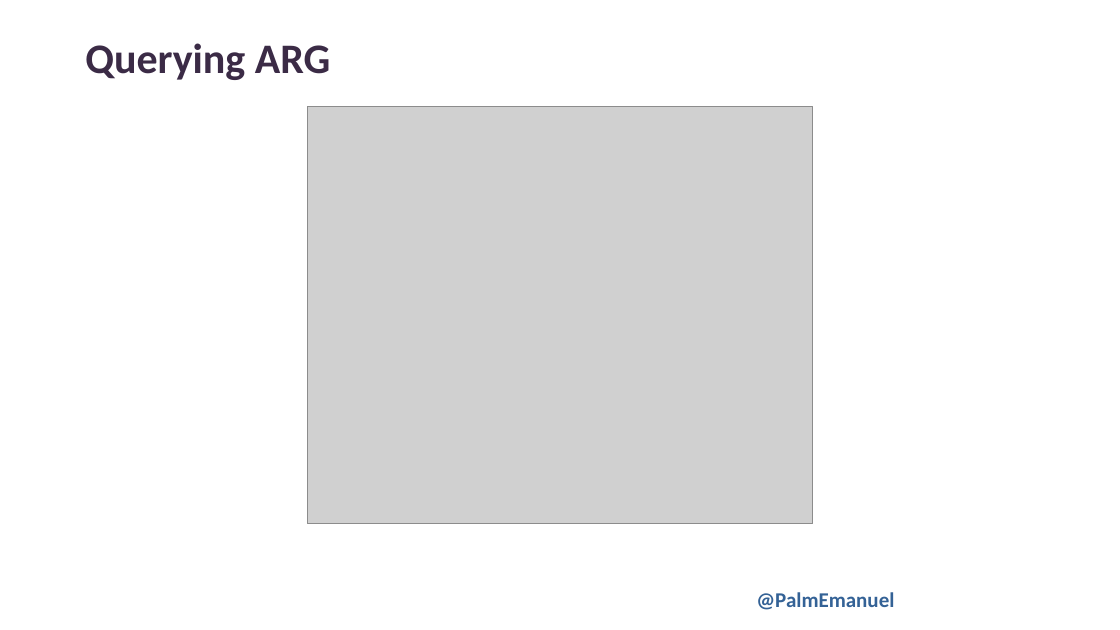
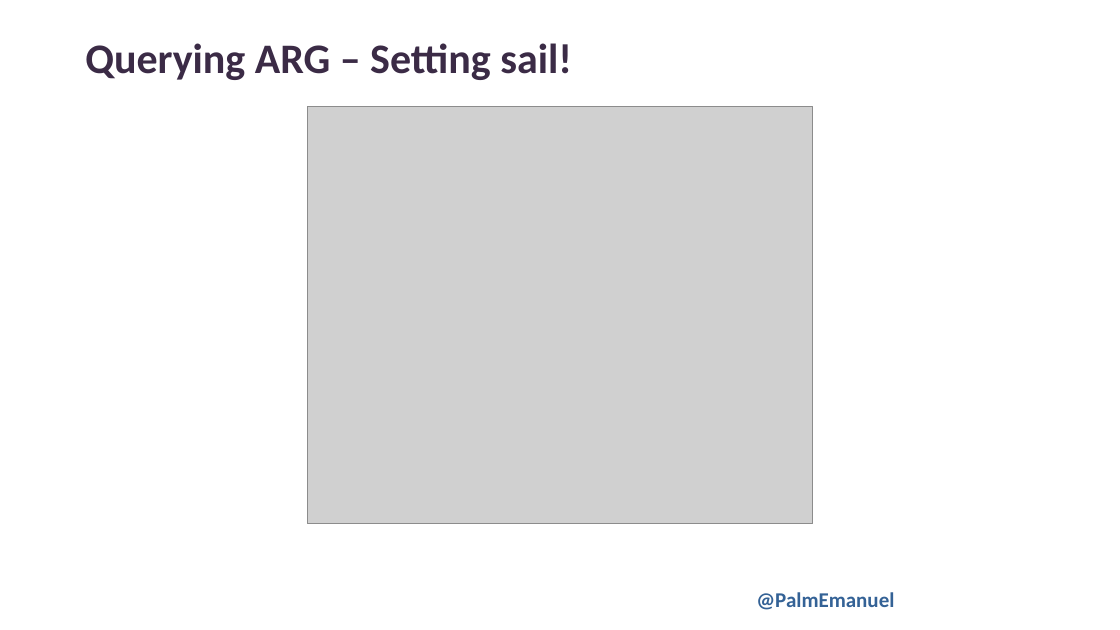
Before and after one commit to PalmEmanuel/PSConfEU, a slide deck: slide 23 of 2026/AzureResourceGraph/PSCONFEU26_EmanuelPalm_ChartingTheCloudySeaWithARG.pptx. Drawn at 1120x630 pixels with LibreOffice and Linux fonts; fonts in the diff are those of the drawing; grey boxes stand for pictures; background and template pictures are left out. Boxes give left, top, right and bottom in pixels: in the first picture for what was removed or moved away, otherwise in the second. Text is boxed around its words. In the diff, an @@ line names an element or a change of style, - is before the commit and + after.

Commit message:
updated title on demo

```diff
--- a/2026/AzureResourceGraph/PSCONFEU26_EmanuelPalm_ChartingTheCloudySeaWithARG.pptx
+++ b/2026/AzureResourceGraph/PSCONFEU26_EmanuelPalm_ChartingTheCloudySeaWithARG.pptx
@@ text at [85,43,572,80]: text changed @@
-Querying ARG
+Querying ARG – Setting sail!
```
